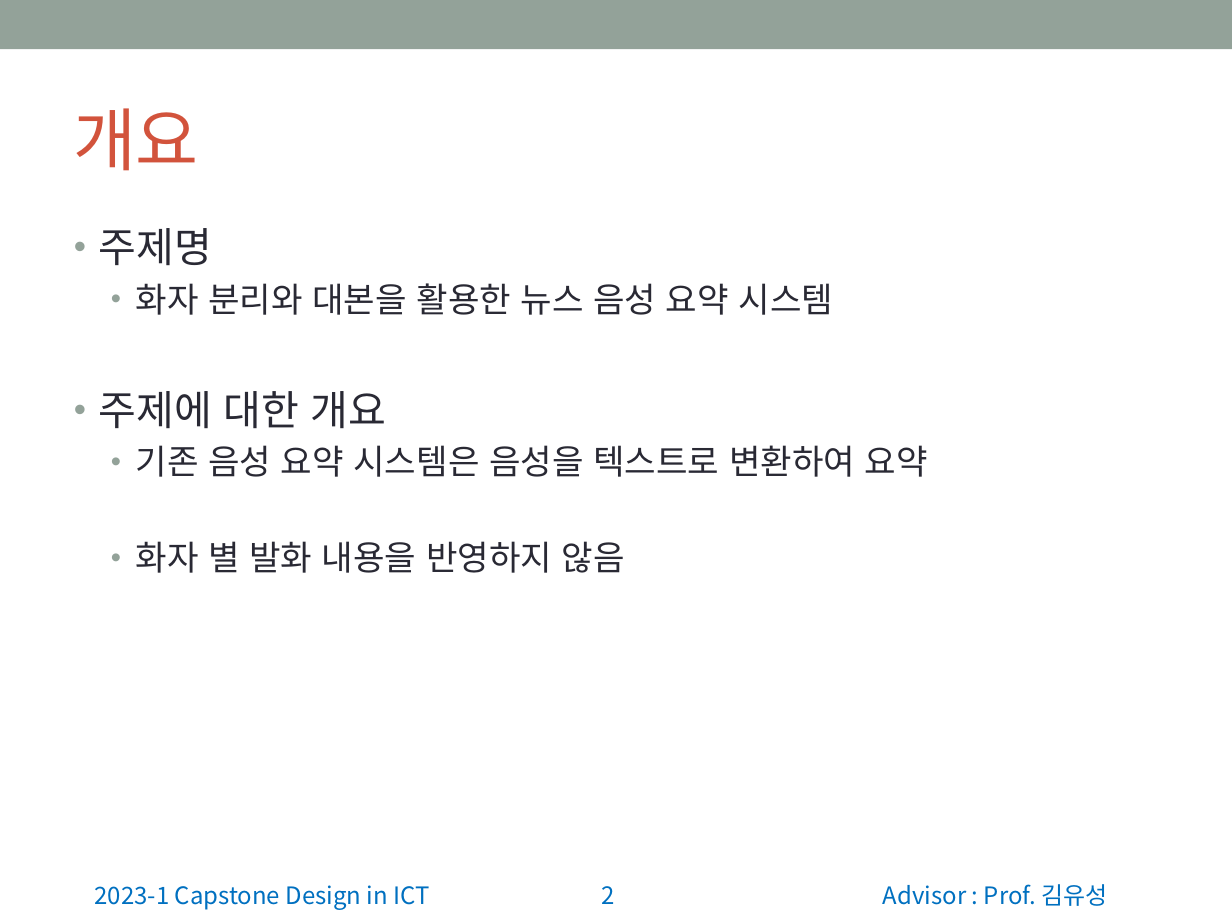
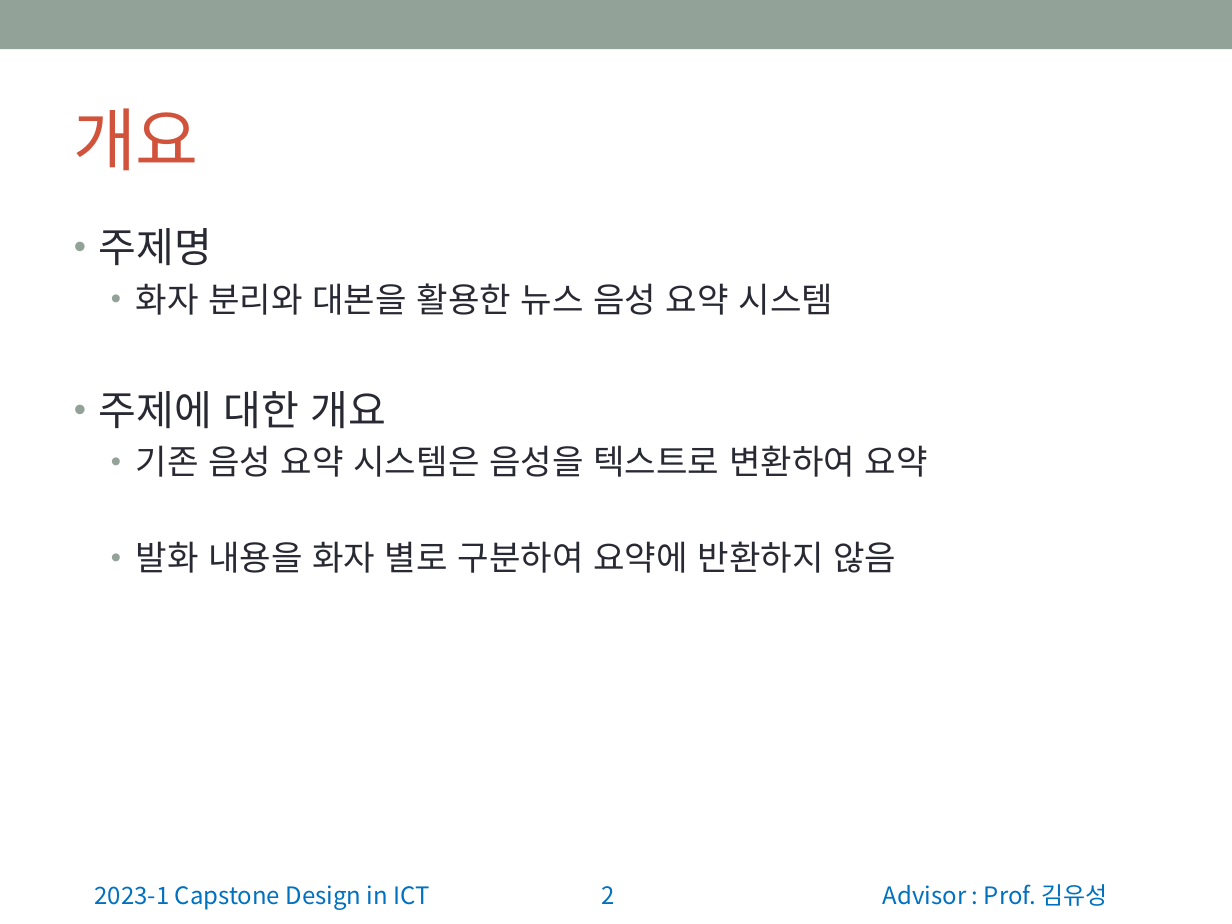
Before and after one commit to wonchul98/audio-to-summary, a slide deck: slide 2 of ppt/0515_2조_중간발표.pptx. Drawn at 1232x924 pixels with LibreOffice and Linux fonts; fonts in the diff are those of the drawing. Boxes give left, top, right and bottom in pixels: in the first picture for what was removed or moved away, otherwise in the second. Text is boxed around its words. In the diff, an @@ line names an element or a change of style, - is before the commit and + after.

```diff
--- a/ppt/0515_2조_중간발표.pptx
+++ b/ppt/0515_2조_중간발표.pptx
@@ text at (x1=136, y1=541, x2=896, y2=573): text changed @@
-  • 화자 별 발화 내용을 반영하지 않음
+  • 발화 내용을 화자 별로 구분하여 요약에 반환하지 않음
```
